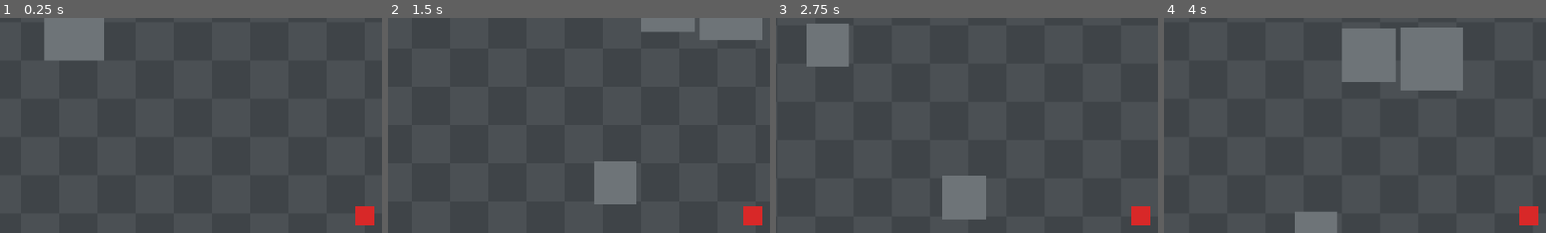
Above: before the commit, frames 1-4 (left to right).
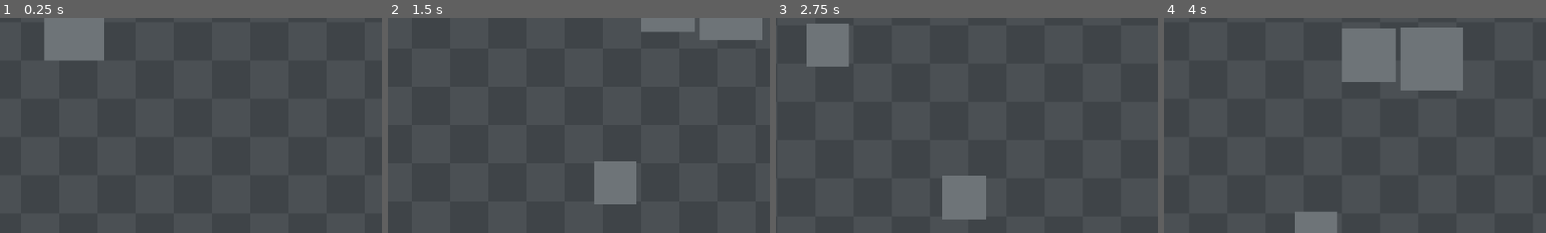
Above: after the commit, the same moments.

Repository: Jota-Pais/projeto-final-desenvolvimento-de-jogos
Game: Godot game, scene res://teste-movimento/teste.tscn
The game is run twice, just before and just after one commit, with the same random seed, the same clock (stepped at 60 frames per second) and the same inputs.
Inputs:
- Up to frame 1 (0.25 s): no input
- Up to frame 2 (1.5 s): tap Enter at 0.5 s; hold Right (ui_right) 0.53-1.28 s; hold Down (ui_down) from 1.28 s (still down)
- Up to frame 3 (2.75 s): release Down (ui_down) at 2.03 s; hold Right (ui_right) from 2.03 s (still down)
- Up to frame 4 (4 s): release Right (ui_right) at 2.78 s; hold Up (ui_up) 2.78-3.53 s; hold Left (ui_left) from 3.53 s (still down)
The pictures show only the part of the screen within x 2-52%, y 4-54%; the shares and areas given below are measured in that part.

The runs differ from the first frame. In frame 1, 0.4% of the frame differs, in the area x 93-98%, y 87-97%; in frame 2, 0.4%; in frame 3, 0.4%; in frame 4, 0.4%.

Commit message:
Troca o sprite do teste pela foto
Sai o Polygon2D vermelho, entra um Sprite2D com jogador.png. O region_rect
recorta um quadrado central da imagem (ela e 360x310) para nao distorcer, e
a escala reduz para 64 px - o dobro do quadrado anterior, senao o rosto nao
aparece. Mipmap ligado no import por causa da reducao.

Continua sendo a cena descartavel de teste do ambiente.

O Godot reescreveu o project.godot ao importar e apagou os comentarios que
lembravam de trocar o config/name quando o titulo do jogo sair. Ele faz isso
sempre que salva as configuracoes, entao o lembrete passou para o README.

Co-Authored-By: Claude Opus 5 (1M context) <noreply@anthropic.com>

Diff:
--- a/project.godot
+++ b/project.godot
@@ -1,13 +1,18 @@
-; Nome do jogo ainda nao definido - e o topico 1 do High Concept.
-; Trocar config/name quando o titulo estiver fechado.
+; Engine configuration file.
+; It's best edited using the editor UI and not directly,
+; since the parameters that go here are not all obvious.
+;
+; Format:
+;   [section] ; section goes between []
+;   param=value ; assign values to parameters
 
 config_version=5
 
 [application]
 
 config/name="Projeto Final - Jogos"
+run/main_scene="res://teste-movimento/teste.tscn"
 config/features=PackedStringArray("4.7", "GL Compatibility")
-run/main_scene="res://teste-movimento/teste.tscn"
 
 [display]
 
--- a/teste-movimento/jogador.gd
+++ b/teste-movimento/jogador.gd
@@ -1,11 +1,11 @@
 extends CharacterBody2D
-## Quadrado vermelho de teste. A camera e filha dele, entao quem anda na tela e
-## o chao: o jogador fica fixo no meio. Setas ou WASD.
+## Boneco de teste (um quadrado com a foto). A camera e filha dele, entao quem
+## anda na tela e o chao: o jogador fica fixo no meio. Setas ou WASD.
 
 const Chao := preload("res://teste-movimento/chao.gd")
 
 const VELOCIDADE := 420.0
-const METADE_DO_CORPO := 16.0
+const METADE_DO_CORPO := 32.0
 
 func _physics_process(_delta: float) -> void:
 	velocity = _direcao() * VELOCIDADE
--- a/teste-movimento/teste.tscn
+++ b/teste-movimento/teste.tscn
@@ -1,10 +1,11 @@
-[gd_scene load_steps=4 format=3]
+[gd_scene load_steps=5 format=3]
 
 [ext_resource type="Script" path="res://teste-movimento/chao.gd" id="1_chao"]
 [ext_resource type="Script" path="res://teste-movimento/jogador.gd" id="2_jogador"]
+[ext_resource type="Texture2D" uid="uid://dbxfrk6rw26uc" path="res://teste-movimento/jogador.png" id="3_sprite"]
 
 [sub_resource type="RectangleShape2D" id="RectangleShape2D_corpo"]
-size = Vector2(32, 32)
+size = Vector2(64, 64)
 
 [node name="Teste" type="Node2D"]
 
@@ -14,9 +15,12 @@
 [node name="Jogador" type="CharacterBody2D" parent="."]
 script = ExtResource("2_jogador")
 
-[node name="Corpo" type="Polygon2D" parent="Jogador"]
-color = Color(0.85, 0.16, 0.16, 1)
-polygon = PackedVector2Array(-16, -16, 16, -16, 16, 16, -16, 16)
+[node name="Corpo" type="Sprite2D" parent="Jogador"]
+texture_filter = 4
+scale = Vector2(0.2064516, 0.2064516)
+texture = ExtResource("3_sprite")
+region_enabled = true
+region_rect = Rect2(25, 0, 310, 310)
 
 [node name="Colisao" type="CollisionShape2D" parent="Jogador"]
 shape = SubResource("RectangleShape2D_corpo")
Not shown, added: teste-movimento/chao.gd.uid
Not shown, added: teste-movimento/jogador.gd.uid
Not shown, changed: README.md
